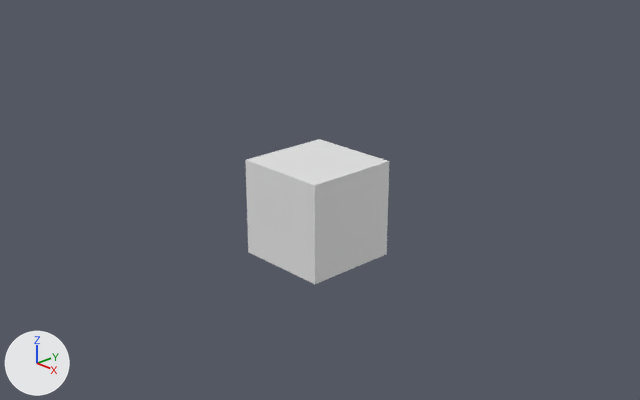
An edit to the Blender file Designs/Blender Models/Intro-Logo.blend, drawn before and after from the same camera.
Camera for both pictures: a 50 mm lens placed at (12.09, -11.31, 6.59), pointed at (0.25, -0.16, 0.28). Every picture has the same lights, and +X, +Y and +Z are marked at lower left. Materials are left out; every surface is plain grey.
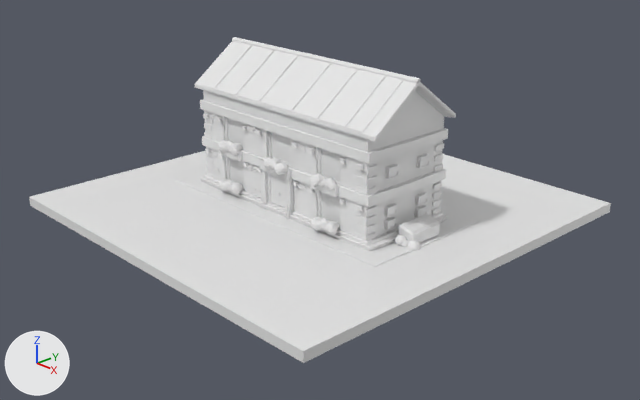
The change, as a list of edits to the scene's bpy script:
```text
Change me_cube:
    used by ob_cube; location = (0.0, 0.0, 0.0)
    remove me_cube.from_pydata(...)  # 8 vertices, 6 faces; spans x -1.0..1.0, y -1.0..1.0, z -1.0..1.0
    add me_cube.from_pydata(...)  # 7431 vertices, 9117 faces; spans x -1.1..1.29, y -1.27..1.28, z -1.11..1.91
    me_cube part 1: 4 vertices removed from x -1.0..1.0, y -1.0..1.0, z -1.0; 7187 vertices added at x -1.1..1.29, y -1.27..1.28, z -1.11..1.91
Add me_plane:
    me_plane.from_pydata([(-1.0, -1.0, 0.0), (1.0, -1.0, 0.0), (-1.0, 1.0, 0.0), (1.0, 1.0, 0.0), (-1.0, 1.0, 0.05), (-1.0, -1.0, 0.05), (1.0, -1.0, 0.05), (1.0, 1.0, 0.05), (-0.71, -0.35, 0.05), (0.71, -0.35, 0.05), (0.71, 0.35, 0.05), (-0.71, 0.35, 0.05), (-0.71, -0.35, 0.05), (0.71, -0.35, 0.05), (-0.71, 0.35, 0.05), (0.71, 0.35, 0.05)], [], [(0, 2, 3, 1), (10, 11, 14, 15), (1, 3, 7, 6), (2, 0, 5, 4), (3, 2, 4, 7), (0, 1, 6, 5), (5, 6, 9, 8), (6, 7, 10, 9), (7, 4, 11, 10), (4, 5, 8, 11), (12, 13, 15, 14), (11, 8, 12, 14), (9, 10, 15, 13), (8, 9, 13, 12)])
Change ob_cube:
    ob_cube.location: (0.0, 0.0, 0.0) -> (0.0, 0.0, 1.17)
    ob_cube.scale: (1.0, 1.0, 1.0) -> (2.3, 1.0, 1.0)
Add ob_plane:
    ob_plane = bpy.data.objects.new('Plane', me_plane)
    ob_plane.location = (0.0, 0.0, -0.02)
    ob_plane.scale = (4.11, 4.11, 4.11)
```

Location of each change, [x1, y1, x2, y2] in pixels of the pictures (640 x 400 px):
'Plane', added
    after: [29, 151, 611, 363]
'Cube', reshaped, moved, rescaled (81% wider, 47% taller)
    before: [245, 139, 389, 284]
    after: [195, 37, 456, 251]
part 1 of me_cube, built on
    before: [245, 160, 389, 284]
    after: [195, 37, 456, 251]
